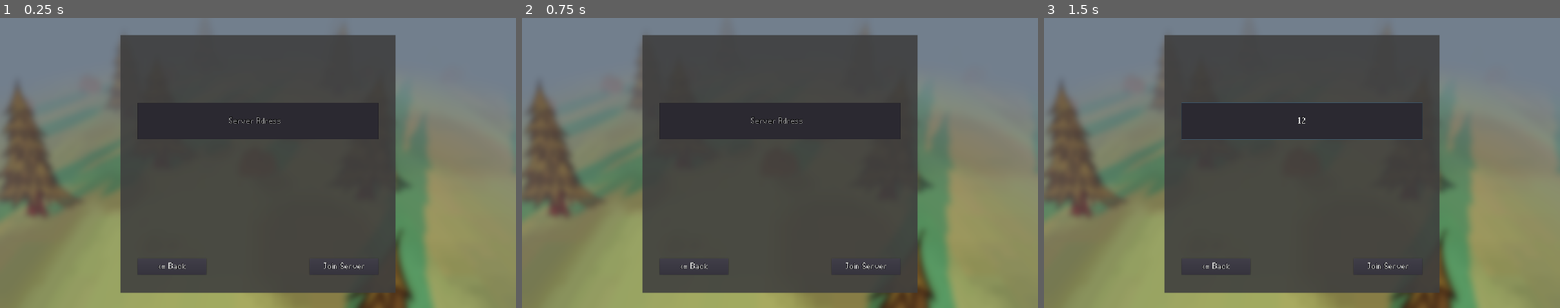
Above: before the commit, frames 1-3 (left to right).
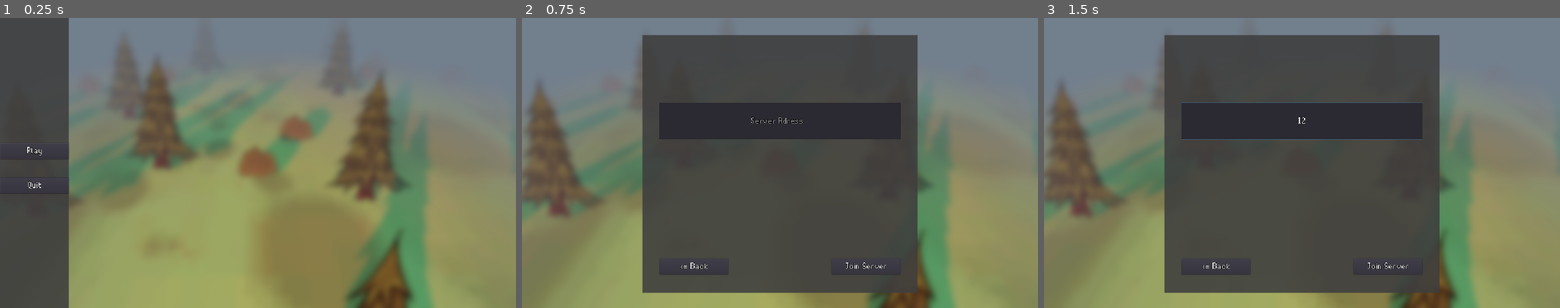
Above: after the commit, the same moments.

Repository: YoAMIOT/DeforestationPunk
Game: Godot game, scene res://scenes/UI/MainMenu.tscn
The game is run twice, just before and just after one commit, with the same random seed, the same clock (stepped at 60 frames per second) and the same inputs.
Inputs (mouse positions are in pixels of both pictures, inside the frame that each line leads up to):
- Up to frame 1 (0.25 s): no input
- Up to frame 2 (0.75 s): click (558, 151) at 0.5 s, where only the run after the commit has a clickable "Play"
- Up to frame 3 (1.5 s): click (1302, 122) at 1.27 s; type "12" at 1.35 s

The runs differ from the first frame. In frame 1, 60% of the frame differs, in the area x 0-77%, y 0-100%; in frame 2, nothing differs; in frame 3, nothing differs.

Commit message:
max length to ip address input

Diff:
--- a/DeforestationPunk/scenes/UI/MainMenu.tscn
+++ b/DeforestationPunk/scenes/UI/MainMenu.tscn
@@ -18,7 +18,6 @@
 offset = Vector2( 1096, 380 )
 
 [node name="Menu" type="Control" parent="."]
-visible = false
 anchor_right = 1.0
 anchor_bottom = 1.0
 __meta__ = {
@@ -51,6 +50,7 @@
 }
 
 [node name="ServerMenu" type="Control" parent="."]
+visible = false
 anchor_right = 1.0
 anchor_bottom = 1.0
 __meta__ = {
@@ -138,6 +138,7 @@
 margin_bottom = 452.0
 custom_fonts/font = ExtResource( 2 )
 align = 1
+max_length = 15
 placeholder_text = "Server Adress"
 __meta__ = {
 "_edit_use_anchors_": false
